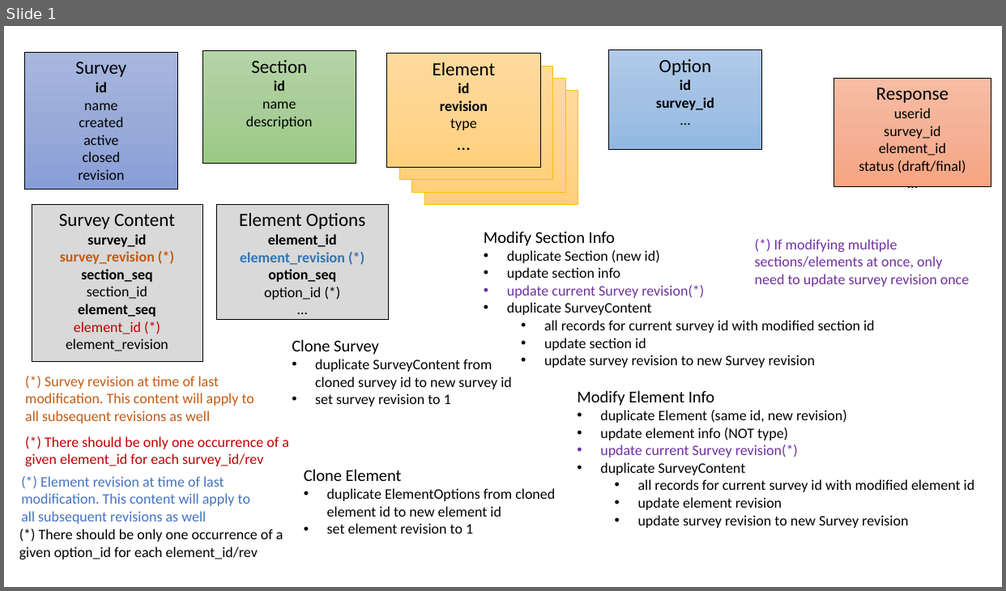
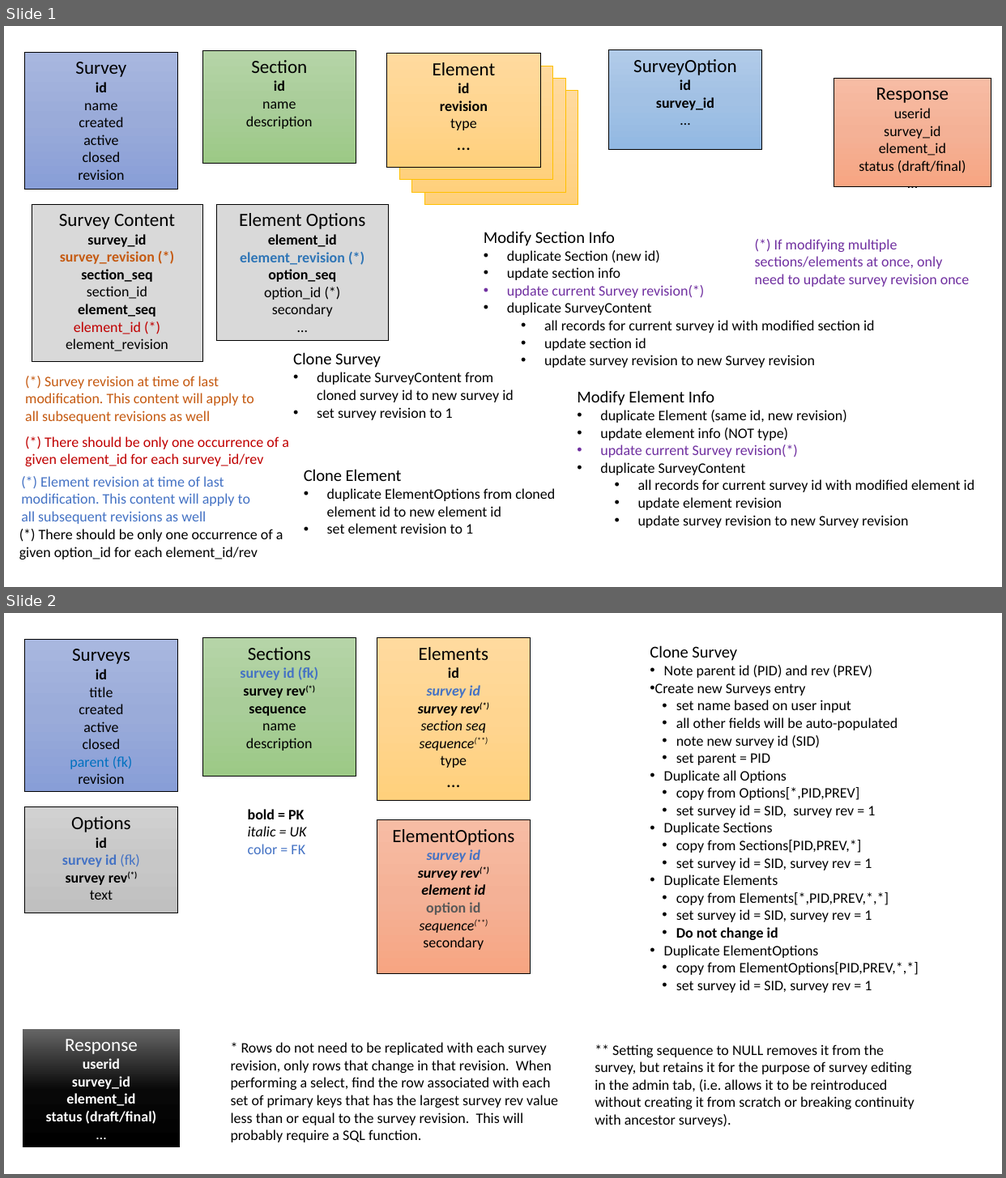
Before and after one commit to mikemayer67/tlc-ttsurvey, a slide deck: sql/SurveyTables.pptx. Shown one above the other, each under a label of ours: slide 1 before the commit, slides 1 and 2 after it. The pictures are 1006x591 and 1006x1178 pixels, drawn with LibreOffice and Linux fonts; fonts in the diff are those of the drawing. Boxes give left, top, right and bottom in pixels: in the first picture for what was removed or moved away, otherwise in the second. Text is boxed around its words. In the diff, an @@ line names an element or a change of style, - is before the commit and + after.

```diff
--- a/sql/SurveyTables.pptx
+++ b/sql/SurveyTables.pptx
@@ slide 2 added at <box>4,613,1002,1174</box>, background #FFFFFF @@
@@ rectangle added at <box>24,639,177,792</box>, fill gradient #A8B7DF to #9AABD9 to #889ED7, outline #000000 0.5 pt, 14 pt, text #000000 @@
+Surveys
+id
+title
+created
+active
+closed
+parent (fk)
+revision
@@ rectangle added at <box>202,637,356,776</box>, fill gradient #B5D5A7 to #AACE9A to #9CC987, outline #000000 0.5 pt, 14 pt, text #000000, bold @@
+Sections
+survey id (fk)
+survey rev(*)
+sequence
+name
+description
@@ rectangle added at <box>377,637,530,800</box>, fill gradient #FFDB9E to #FFD590 to #FFD07C, outline #000000 0.5 pt, 14 pt, text #000000, italic @@
+Elements
+id
+survey id
+survey rev(*)
+section seq
+sequence(**)
+type
+…
@@ text added at <box>650,645,918,993</box>, 14 pt, text #000000 @@
+Clone Survey
+• Note parent id (PID) and rev (PREV)
+• Create new Surveys entry
+  • set name based on user input
+  • all other fields will be auto-populated
+  • note new survey id (SID)
+  • set parent = PID
+• Duplicate all Options
+  • copy from Options[*,PID,PREV]
+  • set survey id = SID, survey rev = 1
+• Duplicate Sections
+  • copy from Sections[PID,PREV,*]
+  • set survey id = SID, survey rev = 1
+• Duplicate Elements
+  • copy from Elements[*,PID,PREV,*,*]
+  • set survey id = SID, survey rev = 1
+  • Do not change id
+• Duplicate ElementOptions
+  • copy from ElementOptions[PID,PREV,*,*]
+  • set survey id = SID, survey rev = 1
@@ rectangle added at <box>24,807,177,914</box>, fill gradient #D2D2D2 to #C8C8C8 to #C0C0C0, outline #000000 0.5 pt, 14 pt, text #000000, bold @@
+Options
+id
+survey id (fk)
+survey rev(*)
+text
@@ text added at <box>248,809,307,854</box>, 14 pt, text #000000 @@
+bold = PK
+italic = UK
+color = FK
@@ rectangle added at <box>377,820,530,973</box>, fill gradient #F7BDA5 to #F5B196 to #F8A582, outline #000000 0.5 pt, 14 pt, text #000000, bold, italic @@
+ElementOptions
+survey id
+survey rev(*)
+element id
+option id
+sequence(**)
+secondary
@@ rectangle added at <box>23,1029,180,1148</box>, fill gradient #000000 to #080808 to #666666, 14 pt, text #FFFFFF, bold @@
+Response
+userid
+survey_id
+element_id
+status (draft/final)
+…
@@ text added at <box>231,1042,558,1143</box>, 14 pt, text #000000 @@
+* Rows do not need to be replicated with each survey revision, only rows that change in that revision. When performing a select, find the row associated with each set of primary keys that has the largest survey rev value less than or equal to the survey revision. This will probably require a SQL function.
@@ text added at <box>594,1045,914,1127</box>, 14 pt, text #000000 @@
+** Setting sequence to NULL removes it from the survey, but retains it for the purpose of survey editing in the admin tab, (i.e. allows it to be reintroduced without creating it from scratch or breaking continuity with ancestor surveys).
@@ slide 1 changed as well @@
@@ text in rectangle at <box>633,59,736,75</box>: text changed @@
-Option
+SurveyOption
@@ rectangle "Element Options": place and size @@
-rectangle "Element Options" at <box>216,204,388,318</box>
+rectangle "Element Options" at <box>216,204,388,340</box>
@@ text in rectangle at <box>272,304,333,317</box>: paragraph added @@
+secondary
@@ text "Clone Survey": place and size @@
-text "Clone Survey" at <box>292,339,512,407</box>
+text "Clone Survey" at <box>293,352,513,420</box>
```
Also in this commit, not shown: 1 other slide added, 11 other files.
